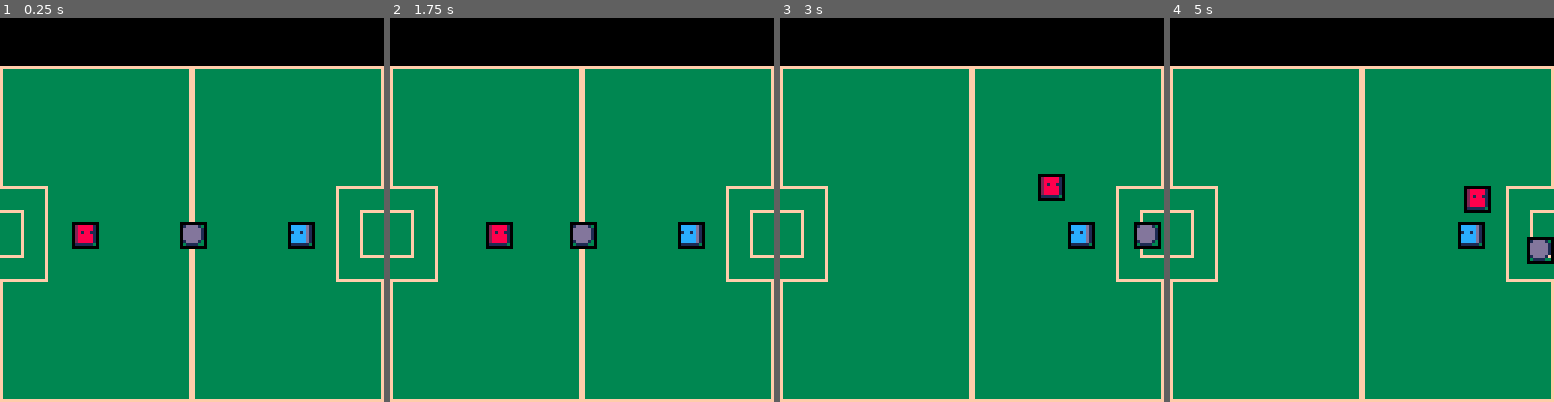
Above: before the commit, frames 1-4 (left to right).
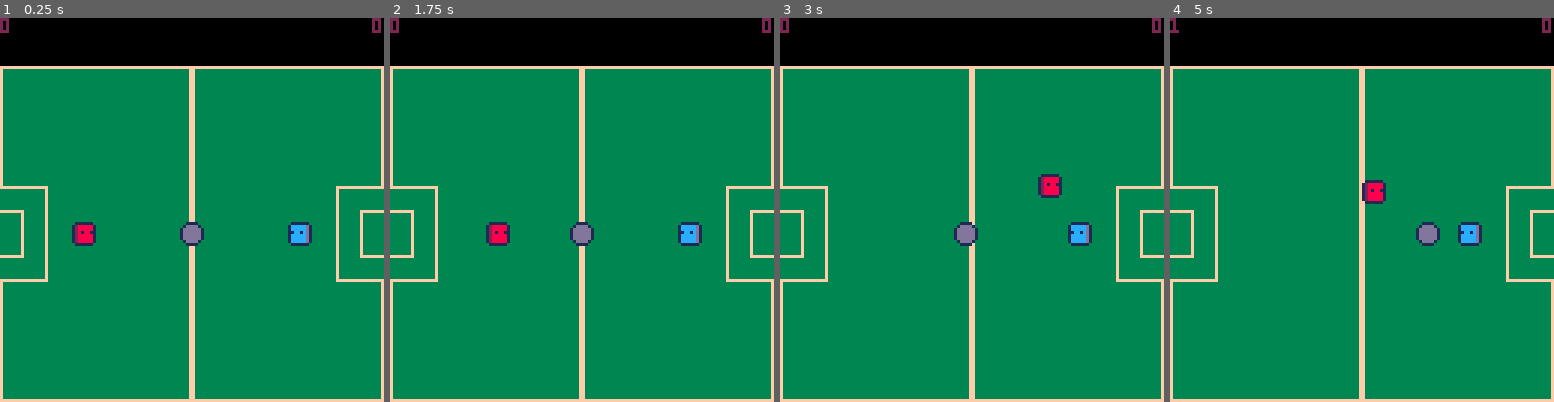
Above: after the commit, the same moments.

Repository: fcidade/pico8.carts
Game: PICO-8 cartridge pong/pong.p8
Two runs of this game, one before a commit and one after it. Both use one fixed random seed, a clock stepped at 60 frames per second and the inputs below.
Inputs:
- Up to frame 1 (0.25 s): no input
- Up to frame 2 (1.75 s): hold Right from 1.6 s (still down)
- Up to frame 3 (3 s): release Right at 2.1 s; hold Up 2.15-2.42 s; hold Right from 2.47 s (still down)
- Up to frame 4 (5 s): release Right at 3.03 s; hold Left 3.08-3.58 s; hold Down 3.63-3.97 s; hold Right 4.02-4.68 s; hold Up from 4.73 s (still down)

The runs differ from the first frame. In frame 1, 0.7% of the frame differs, in the area x 0-100%, y 0-61%; in frame 2, 0.7%; in frame 3, 1.3%; in frame 4, 2.0%, in the area x 0-100%, y 0-65%.

Commit message:
Add Vec2 and Rect classes; refactor Ball and Player for improved collision detection and movement handling

Diff:
--- a/common/vector.lua
+++ b/common/math.lua
@@ -12,8 +12,13 @@
 	return obj
 end
 
+function Vec2:length()
+    return sqrt(self.x * self.x + self.y * self.y)
+end
+
+
 function Vec2:normalized()
-    local length = sqrt(self.x * self.x + self.y * self.y)
+    local length = self:length()
     if length == 0 then
         return Vec2:new(0, 0)
     end
@@ -30,8 +35,8 @@
 end
 
 function Rect:draw()
-    color(rnd())
-    rect(self.x, self.y, self.x + self.w, self.y + self.h)
+    -- color(2)
+    -- rect(self.x, self.y, self.x + self.w, self.y + self.h)
 end
 
 function Rect:new(x, y, w, h)
--- a/pong/ball.lua
+++ b/pong/ball.lua
@@ -7,9 +7,11 @@
 Ball = {}
 
 function Ball:update(player1, player2)
-
+    self.was_colliding_with_p1 = self.is_colliding_with_p1
+    self.was_colliding_with_p2 = self.is_colliding_with_p2
     self.is_colliding_with_p1 = self:check_player_coll(player1)
     self.is_colliding_with_p2 = self:check_player_coll(player2)
+
     self.is_colliding = (
         self.is_colliding_with_p1
         or self.is_colliding_with_p2
@@ -33,14 +35,24 @@
         self.dir.y = -self.spd
     end
 
-    if self.is_colliding_with_p1 then
-        self.dir.x += player1.dir.x
-        self.dir.y += player1.dir.y
+    if not self.was_colliding_with_p1 and self.is_colliding_with_p1 then
+        if player1.dir:length() == 0 then
+            self.dir.x = self.pos.x - player1.pos.x
+            self.dir.y = self.pos.y - player1.pos.y
+        else
+            self.dir.x += player1.dir.x
+            self.dir.y += player1.dir.y
+        end
     end
 
-    if self.is_colliding_with_p2 then
-        self.dir.x += player2.dir.x
-        self.dir.y += player2.dir.y
+    if not self.was_colliding_with_p2 and self.is_colliding_with_p2 then
+        if player2.dir:length() == 0 then
+            self.dir.x = self.pos.x - player2.pos.x
+            self.dir.y = self.pos.y - player2.pos.y
+        else
+            self.dir.x += player2.dir.x
+            self.dir.y += player2.dir.y
+        end
     end
 
     self.dir = self.dir:normalized()
@@ -66,12 +78,19 @@
     spr(s, self.pos.x, self.pos.y)
 
     self.coll_rect:draw()
-    print(self.is_colliding)
+end
+
+function Ball:reset()
+    self.pos.x = self.init_pos.x
+    self.pos.y = self.init_pos.y
+    self.dir.x = 0
+    self.dir.y = 0
 end
 
 function Ball:new(init_x, init_y)
 	local obj = {
-        pos = Vec2:new(init_x, init_y)
+        init_pos = Vec2:new(init_x, init_y)
+        ,pos = Vec2:new(init_x, init_y)
         ,dir = Vec2:new(0, 0)
         ,spd = ball_init_spd
         ,coll_rect = Rect:new(0,0,8,8)
--- a/pong/main.lua
+++ b/pong/main.lua
@@ -9,6 +9,9 @@
 screen_height = 128
 
 field_top = tile_height * 2
+goal_top = field_top + (tile_height * 4)
+goal_bottom = screen_height - (tile_height * 5)
+font_char_size = 4
 
 p_init_y = flr((screen_height / 2) + (tile_height / 2))
 p1_init_x = tile_width * 3
@@ -18,7 +21,7 @@
 ball_init_y = flr((screen_height / 2) + (tile_height/2))
 
 function _init()
-	-- music(0)
+	music(0)
 
 	p1 = Player:new(0, 1, p1_init_x, p_init_y)
 	p2 = Player:new(1, 2, p2_init_x, p_init_y)
@@ -26,22 +29,46 @@
 	ball = Ball:new(ball_init_x, ball_init_y)
 end
 
+function player_score(player)
+	player.score += 1
+	p1:reset_position()
+	p2:reset_position()
+	ball:reset()
+end
+
+
 function _update()
 	p1:update()
 	p2:update()
 	ball:update(p1, p2)
 
-	-- ball:check_player_coll(p1)
-	-- ball:check_player_coll(p2)
-
+	if ball.pos.y > goal_top and ball.pos.y < goal_bottom then
+		-- color(2)
+		-- print('goal y', 0, 0)
+		if ball.pos.x < (tile_width / 2) then
+			-- print('goal 1', 0, tile_height)
+			player_score(p1)
+		end
+		if ball.pos.x > screen_width - tile_width - (tile_width / 2) then
+			-- print('goal 2', 0, tile_height)
+			player_score(p2)
+		end
+	end
 end
 
 function _draw()
 	cls()
+	color(3)
+
 	map(0 ,	0,	0,	0, 16, 16)
 	map(16, 0,	0,	0,	16,	16)
 
 	p1:draw()
 	p2:draw()
 	ball:draw()
+
+	-- score
+	color(2)
+	print(p1.score, 0, 0)
+	print(p2.score, screen_width - (font_char_size * #tostr(p2.score)), 0)
 end
--- a/pong/player.lua
+++ b/pong/player.lua
@@ -3,7 +3,6 @@
 Player = {}
 
 function Player:update()
-
     self.left = self.pos.x
     self.right = self.pos.x + tile_width
     self.top = self.pos.y
@@ -37,14 +36,21 @@
     self.coll_rect:draw()
 end
 
+function Player:reset_position()
+    self.pos.x = self.init_pos.x
+    self.pos.y = self.init_pos.y
+end
+
 function Player:new(id, spr, init_x, init_y)
 	local obj = {
         id = id
         ,spr = spr
+        ,init_pos = Vec2:new(init_x, init_y)
         ,pos = Vec2:new(init_x, init_y)
         ,dir = Vec2:new(0, 0)
         ,spd = 2
         ,coll_rect = Rect:new(0,0,8,8)
+        ,score = 0
     }
     setmetatable(obj, self)
     self.__index = self
--- a/pong/pong.p8
+++ b/pong/pong.p8
@@ -2,7 +2,7 @@
 version 42
 __lua__
 -- libs
-#include ../common/vector.lua
+#include ../common/math.lua
 
 -- app
 #include player.lua
Not shown, changed: 130 lines of the sprite sheet (__gfx__) section of pong/pong.p8
Not shown, changed: the thumbnail (__label__) section of pong/pong.p8
Not shown, changed: the music (__music__) section of pong/pong.p8
Not shown, changed: the sound effects (__sfx__) section of pong/pong.p8
